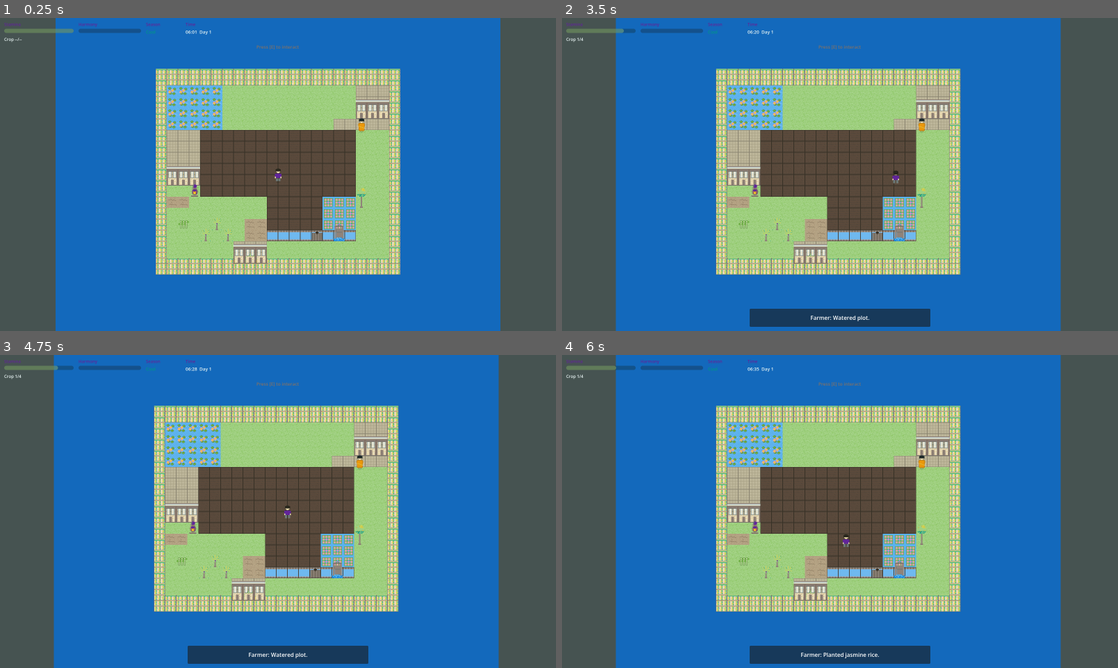
Above: before the commit, frames 1-4 (two rows, left to right).
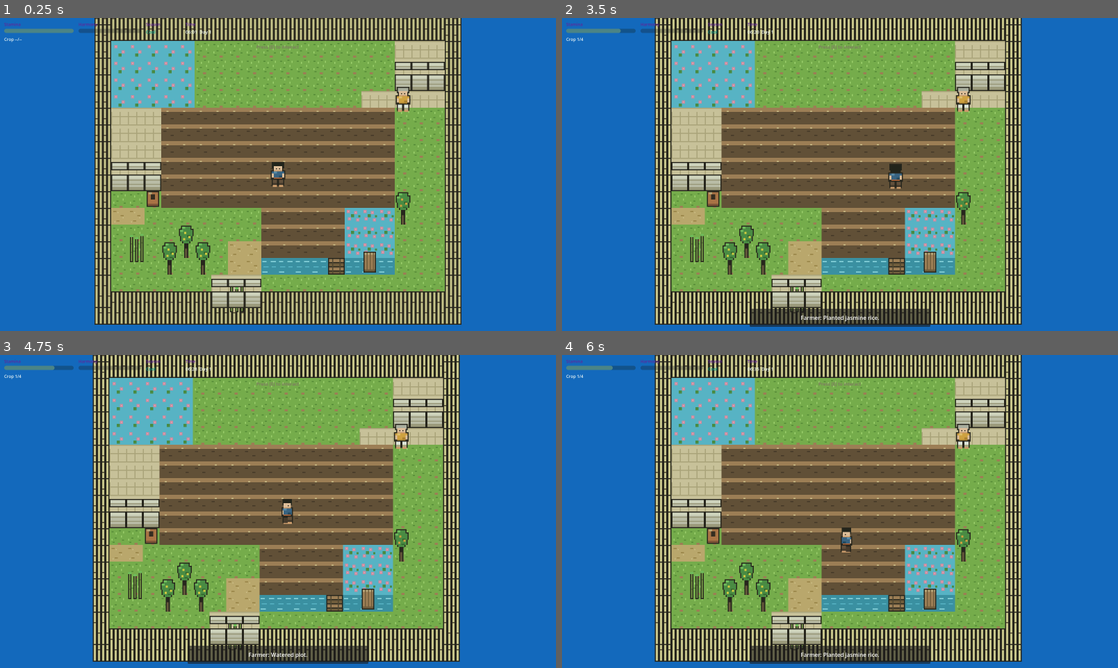
Above: after the commit, the same moments.

Repository: GRITui/slowlife-simulator
Game: Godot game, scene res://scenes/core/Main.tscn
The game is run twice, just before and just after one commit, with the same random seed, the same clock (stepped at 60 frames per second) and the same inputs.
Inputs:
- Up to frame 1 (0.25 s): no input
- Up to frame 2 (3.5 s): tap E (interact) at 0.5, 1.35, 2, 2.85 s; hold Right (move_right) 0.53-1.28 s; hold E (interact) 0.53-1.28 s; hold Down (move_down) 1.28-2.03 s; hold Right (move_right) 2.03-2.78 s; hold E (interact) 2.03-2.78 s; hold Up (move_up) from 2.78 s (still down)
- Up to frame 3 (4.75 s): tap E (interact) at 3.5, 4.35 s; release Up (move_up) at 3.53 s; hold E (interact) 3.53-4.28 s; hold Left (move_left) from 3.53 s (still down)
- Up to frame 4 (6 s): release Left (move_left) at 5.03 s; hold Down (move_down) 5.03-5.78 s; hold E (interact) 5.03-5.78 s; hold Right (move_right) from 5.78 s (still down); tap E (interact) at 5.85 s

The runs differ from the first frame. In frame 1, 80% of the frame differs, in the area x 0-100%, y 0-100%; in frame 2, 80%; in frame 3, 80%; in frame 4, 80%.

Commit message:
Wire redesigned art assets (Claude Design pass), bump base tile 32px -> 48px
Replaces all 80 character/environment/tileset/UI PNGs with the redesigned
set. The redesign is a uniform 1.5x resolution bump (32px base tile ->
48px, 32x48 characters -> 48x72), so this also updates every engine
constant that assumed the old scale: WorldRender.gd TILE constant and its
previously-hardcoded bounds/backdrop math (now derived from TILE),
GridManager cell_size, Player movement clamp + interact-cell math, Main.gd
spawn position, and the Player/MonkNPC collision shapes and spawn
coordinates in their scenes. Test assertions in run_tests.gd updated to
match the new spawn coordinates.

UI art (energy_bar, harmony_bar, action_prompt, season_display,
inventory_slot) is not yet wired into HUD.tscn (HUD renders via plain
ProgressBar/ColorRect nodes), so those PNGs are a straight asset swap with
no code impact.

Full CI gate (scripts/ci/run_gate.sh all) green: 48 engine + 54 content
tests passing.

Diff:
--- a/scenes/core/GridManager.gd
+++ b/scenes/core/GridManager.gd
@@ -14,7 +14,7 @@
 	var wilt_minutes: int = 0
 
 @export var grid_size: Vector2i = Vector2i(20, 16)
-@export var cell_size: int = 32
+@export var cell_size: int = 48
 @export var maze_origin: Vector2i = Vector2i(14, 10) # SE inset 3×3 lotus maze
 @export var debug_log: bool = false
 
--- a/scenes/core/Main.gd
+++ b/scenes/core/Main.gd
@@ -26,7 +26,7 @@
 	# position player near home center
 	var pl := get_node_or_null("Player")
 	if pl:
-		pl.global_position = Vector2(10 * 32, 8 * 32)
+		pl.global_position = Vector2(10 * 48, 8 * 48)
 	# monk on temple lane E (cell 17,3), warm start at cool season 06:00
 	if "--screenshot" in OS.get_cmdline_user_args():
 		for i in 20:
--- a/scenes/core/Main.tscn
+++ b/scenes/core/Main.tscn
@@ -21,11 +21,11 @@
 position = Vector2(0, 0)
 
 [node name="MonkNPC" parent="." instance=ExtResource("4_monk")]
-position = Vector2(560, 112)
-temple_position = Vector2(560, 112)
+position = Vector2(840, 168)
+temple_position = Vector2(840, 168)
 
 [node name="Player" parent="." instance=ExtResource("5_pl")]
-position = Vector2(320, 256)
+position = Vector2(480, 384)
 
 [node name="HUD" parent="." instance=ExtResource("6_hud")]
 
--- a/scenes/core/WorldRender.gd
+++ b/scenes/core/WorldRender.gd
@@ -6,7 +6,7 @@
 #   children so Main.y_sort_enabled sorts them with Player/MonkNPC) -> Bounds.
 # 3/4 canon REV 2: ground flat, verticals tall art, sort origin at feet/base.
 
-const TILE: int = 32
+const TILE: int = 48
 const GRID: Vector2i = Vector2i(20, 16)
 const DEEP_POND := Color("#1565C0")
 
@@ -134,8 +134,8 @@
 	bd.z_index = -30
 	bd.color = DEEP_POND
 	bd.polygon = PackedVector2Array([
-		Vector2(-320, -256), Vector2(960, -256),
-		Vector2(960, 800), Vector2(-320, 800),
+		Vector2(-TILE * 10, -TILE * 8), Vector2(TILE * (GRID.x + 10), -TILE * 8),
+		Vector2(TILE * (GRID.x + 10), TILE * (GRID.y + 9)), Vector2(-TILE * 10, TILE * (GRID.y + 9)),
 	])
 	main.add_child(bd)
 
@@ -199,9 +199,11 @@
 		var base := Vector2(p["cell"].x * TILE + TILE / 2.0, (p["cell"].y + 1) * float(TILE))
 		match p["kind"]:
 			"cap":
-				# 32x16 cap sits on wall top: spans [cell_bottom-32, cell_bottom-16].
-				s.position = Vector2(base.x, (p["cell"].y + 1) * float(TILE) - 8.0)
-				s.offset = Vector2(0, -8)
+				# cap sits on wall top: spans one tile above the wall boundary,
+				# height derived from the texture so it works at any TILE/art scale.
+				var cap_half := tex.get_height() / 2.0
+				s.position = Vector2(base.x, (p["cell"].y + 1) * float(TILE) - cap_half)
+				s.offset = Vector2(0, -cap_half)
 			_:
 				s.position = base
 				s.offset = Vector2(0, -tex.get_height() / 2.0)
@@ -211,11 +213,12 @@
 func _build_bounds(main: Node) -> void:
 	var body := StaticBody2D.new()
 	body.name = "Bounds"
+	var half := TILE / 2.0
 	var walls := [
-		{"center": Vector2(GRID.x * 16.0, -16.0), "size": Vector2((GRID.x + 2) * 32.0, 32.0)}, # top
-		{"center": Vector2(GRID.x * 16.0, GRID.y * 32.0 + 16.0), "size": Vector2((GRID.x + 2) * 32.0, 32.0)}, # bottom
-		{"center": Vector2(-16.0, GRID.y * 16.0), "size": Vector2(32.0, (GRID.y + 2) * 32.0)}, # left
-		{"center": Vector2(GRID.x * 32.0 + 16.0, GRID.y * 16.0), "size": Vector2(32.0, (GRID.y + 2) * 32.0)}, # right
+		{"center": Vector2(GRID.x * half, -half), "size": Vector2((GRID.x + 2) * float(TILE), float(TILE))}, # top
+		{"center": Vector2(GRID.x * half, GRID.y * float(TILE) + half), "size": Vector2((GRID.x + 2) * float(TILE), float(TILE))}, # bottom
+		{"center": Vector2(-half, GRID.y * half), "size": Vector2(float(TILE), (GRID.y + 2) * float(TILE))}, # left
+		{"center": Vector2(GRID.x * float(TILE) + half, GRID.y * half), "size": Vector2(float(TILE), (GRID.y + 2) * float(TILE))}, # right
 	]
 	for w in walls:
 		var cs := CollisionShape2D.new()
--- a/scenes/entities/MonkNPC.tscn
+++ b/scenes/entities/MonkNPC.tscn
@@ -4,14 +4,14 @@
 [ext_resource type="Texture2D" path="res://assets/characters/npc_priest_idle_01.png" id="2_tex"]
 
 [sub_resource type="RectangleShape2D" id="RectangleShape2D_body"]
-size = Vector2(16, 28)
+size = Vector2(24, 42)
 
 [sub_resource type="CircleShape2D" id="CircleShape2D_interact"]
-radius = 32.0
+radius = 48.0
 
 [node name="MonkNPC" type="CharacterBody2D" groups=["monk_npc"]]
 script = ExtResource("1_monk")
-temple_position = Vector2(400, 100)
+temple_position = Vector2(600, 150)
 walk_speed = 40.0
 collision_layer = 2
 collision_mask = 1
--- a/scenes/entities/Player.gd
+++ b/scenes/entities/Player.gd
@@ -35,9 +35,9 @@
 	velocity = dir * move_speed
 	move_and_slide()
 	_update_animation(dir)
-	# clamp to Hybrid grid bounds (20*32 approx, keep in view)
-	global_position.x = clamp(global_position.x, 16, 20 * 32 - 16)
-	global_position.y = clamp(global_position.y, 16, 16 * 32 - 16)
+	# clamp to Hybrid grid bounds (20*48 approx, keep in view)
+	global_position.x = clamp(global_position.x, 24, 20 * 48 - 24)
+	global_position.y = clamp(global_position.y, 24, 16 * 48 - 24)
 
 func _update_animation(dir: Vector2) -> void:
 	if dir == Vector2.ZERO:
@@ -61,7 +61,7 @@
 	var gm := _find_gm()
 	if gm == null:
 		return
-	var cell: Vector2i = Vector2i(floor(global_position.x / 32), floor(global_position.y / 32))
+	var cell: Vector2i = Vector2i(floor(global_position.x / 48), floor(global_position.y / 48))
 	var plot = gm.get_plot(cell) if gm.has_method("get_plot") else null
 	if plot == null:
 		# try plant jasmine_rice if plantable
--- a/scenes/entities/Player.tscn
+++ b/scenes/entities/Player.tscn
@@ -23,7 +23,7 @@
 [ext_resource type="Texture2D" path="res://assets/characters/player_walk_up_04.png" id="21_wu04"]
 
 [sub_resource type="RectangleShape2D" id="RectangleShape2D_pl"]
-size = Vector2(14, 20)
+size = Vector2(21, 30)
 
 [sub_resource type="SpriteFrames" id="SpriteFrames_pl"]
 animations = [{
--- a/tests/run_tests.gd
+++ b/tests/run_tests.gd
@@ -75,8 +75,8 @@
 		var player := main.get_node_or_null("Player")
 		_check(player != null, "Player node present")
 		if player:
-			_check(player.global_position.distance_to(Vector2(320, 256)) < 0.1,
-				"player spawns at map center (320,256)")
+			_check(player.global_position.distance_to(Vector2(480, 384)) < 0.1,
+				"player spawns at map center (480,384)")
 			var cam := player.get_node_or_null("Camera2D")
 			_check(cam != null, "Player has Camera2D child")
 			if cam:
@@ -105,7 +105,7 @@
 			_check(bd != null and (bd.color as Color).is_equal_approx(Color("#1565C0")), "Deep Pond #1565C0 backdrop")
 			var monk: Node = main.get_node_or_null("MonkNPC")
 			if monk:
-				_check(monk.global_position.distance_to(Vector2(560, 112)) < 1.0, "monk on temple lane E (560,112)")
+				_check(monk.global_position.distance_to(Vector2(840, 168)) < 1.0, "monk on temple lane E (840,168)")
 
 		_section = "gridmanager"
 		var gm: Node = main.get_node_or_null("GridManager")
Binary file changed: assets/characters/animal_buffalo_01.png
Binary file changed: assets/characters/animal_buffalo_02.png
Binary file changed: assets/characters/animal_buffalo_03.png
Binary file changed: assets/characters/animal_buffalo_04.png
Binary file changed: assets/characters/animal_buffalo_idle.png
Binary file changed: assets/characters/npc_child_idle_01.png
Binary file changed: assets/characters/npc_child_walk_01.png
Binary file changed: assets/characters/npc_child_walk_02.png
Binary file changed: assets/characters/npc_child_walk_03.png
Binary file changed: assets/characters/npc_child_walk_04.png
Binary file changed: assets/characters/npc_elder_idle_01.png
Binary file changed: assets/characters/npc_elder_walk_01.png
(and 69 more such lines)
